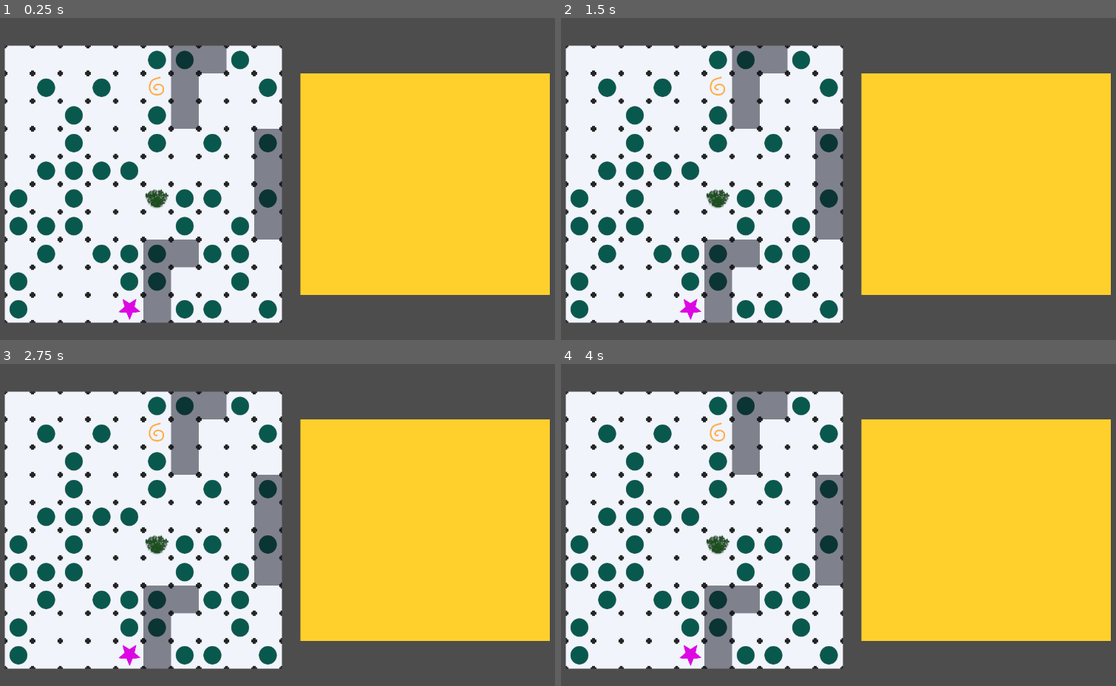
Above: before the commit, frames 1-4 (two rows, left to right).
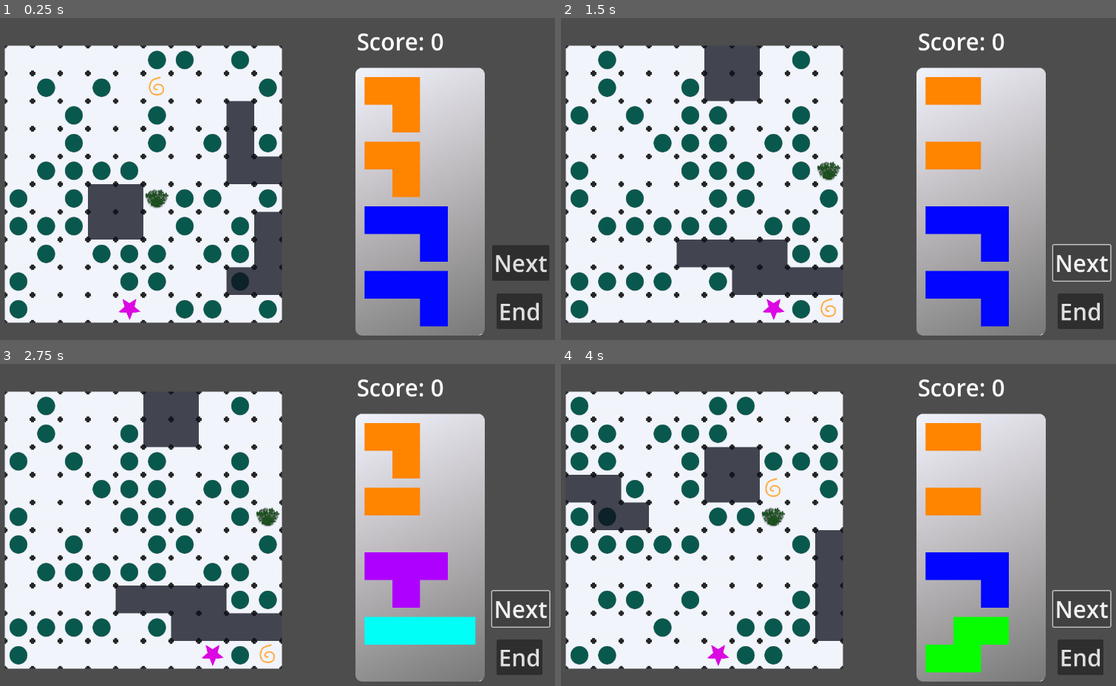
Above: after the commit, the same moments.

Repository: mDuo13/ld54
Game: Godot game, scene res://Scenes/PlayGame.tscn
Same seed, same stepped clock (60 frames per second), same inputs: the game is played once before the commit and once after it.
Inputs (mouse positions are in pixels of both pictures, inside the frame that each line leads up to):
- Up to frame 1 (0.25 s): no input
- Up to frame 2 (1.5 s): click (1082, 311) at 0.5 s, where only the run after the commit has a clickable "End"; click (1082, 262) at 1.25 s, where only the run after the commit has a clickable "Next"
- Up to frame 3 (2.75 s): click (521, 608) at 2 s, where only the run after the commit has a clickable "Next"
- Up to frame 4 (4 s): click (1082, 657) at 2.75 s, where only the run after the commit has a clickable "End"; click (1082, 608) at 3.5 s, where only the run after the commit has a clickable "Next"

The runs differ from the first frame. In frame 1, 45% of the frame differs, in the area x 15-100%, y 4-99%; in frame 2, 50%; in frame 3, 50%; in frame 4, 51%, in the area x 0-100%, y 4-99%.

Commit message:
drew most of the owl

Diff:
--- a/Scenes/Piece.tscn
+++ b/Scenes/Piece.tscn
@@ -4,7 +4,9 @@
 [ext_resource type="Texture2D" uid="uid://d33xnwoinj2ew" path="res://Assets/2_Piece.png" id="1_x6ncf"]
 
 [node name="Piece" type="CharacterBody2D"]
+z_index = 5
 input_pickable = true
+motion_mode = 1
 script = ExtResource("1_wsu13")
 
 [node name="Sprite2D" type="Sprite2D" parent="."]
--- a/Scenes/PlayGame.tscn
+++ b/Scenes/PlayGame.tscn
@@ -1,45 +1,87 @@
-[gd_scene load_steps=10 format=3 uid="uid://dmla031dku8le"]
+[gd_scene load_steps=11 format=3 uid="uid://dmla031dku8le"]
 
 [ext_resource type="Texture2D" uid="uid://caupoabxxmf2p" path="res://Assets/Tile.png" id="1_7y3ry"]
 [ext_resource type="Texture2D" uid="uid://cqpvf6ol0iv1u" path="res://Assets/board_tiles.png" id="2_0m3lk"]
-[ext_resource type="Script" path="res://Scripts/conveyor_setup.gd" id="3_un6u0"]
+[ext_resource type="Texture2D" uid="uid://bvwn3pjlddmfm" path="res://Assets/Cart.png" id="2_ra5wu"]
 [ext_resource type="Script" path="res://Scripts/piece_manager.gd" id="4_g3j14"]
 [ext_resource type="Script" path="res://Scripts/plate.gd" id="5_eb8rb"]
+[ext_resource type="Script" path="res://Scenes/UI.gd" id="6_l581x"]
+
+[sub_resource type="RectangleShape2D" id="RectangleShape2D_8btvs"]
+size = Vector2(600, 600)
 
 [sub_resource type="TileSetAtlasSource" id="TileSetAtlasSource_ynqv4"]
 texture = ExtResource("1_7y3ry")
 texture_region_size = Vector2i(60, 60)
 0:0/0 = 0
+0:0/0/physics_layer_0/linear_velocity = Vector2(0, 0)
+0:0/0/physics_layer_0/angular_velocity = 0.0
 
 [sub_resource type="TileSetAtlasSource" id="TileSetAtlasSource_o66xs"]
 texture = ExtResource("2_0m3lk")
 texture_region_size = Vector2i(60, 60)
 0:0/0 = 0
+0:0/0/physics_layer_0/linear_velocity = Vector2(0, 0)
+0:0/0/physics_layer_0/angular_velocity = 0.0
 1:0/0 = 0
+1:0/0/physics_layer_0/linear_velocity = Vector2(0, 0)
+1:0/0/physics_layer_0/angular_velocity = 0.0
+1:0/0/physics_layer_0/polygon_0/points = PackedVector2Array(-30, -30, 30, -30, 30, 30, -30, 30)
 1:0/0/custom_data_1 = 3
 2:0/0 = 0
+2:0/0/physics_layer_0/linear_velocity = Vector2(0, 0)
+2:0/0/physics_layer_0/angular_velocity = 0.0
 2:0/0/custom_data_0 = 1
 3:0/0 = 0
+3:0/0/physics_layer_0/linear_velocity = Vector2(0, 0)
+3:0/0/physics_layer_0/angular_velocity = 0.0
 0:1/0 = 0
+0:1/0/physics_layer_0/linear_velocity = Vector2(0, 0)
+0:1/0/physics_layer_0/angular_velocity = 0.0
 0:1/0/custom_data_0 = 2
 1:1/0 = 0
+1:1/0/physics_layer_0/linear_velocity = Vector2(0, 0)
+1:1/0/physics_layer_0/angular_velocity = 0.0
 1:1/0/custom_data_0 = 2
 2:1/0 = 0
+2:1/0/physics_layer_0/linear_velocity = Vector2(0, 0)
+2:1/0/physics_layer_0/angular_velocity = 0.0
 2:1/0/custom_data_0 = 2
 3:1/0 = 0
+3:1/0/physics_layer_0/linear_velocity = Vector2(0, 0)
+3:1/0/physics_layer_0/angular_velocity = 0.0
 0:2/0 = 0
+0:2/0/physics_layer_0/linear_velocity = Vector2(0, 0)
+0:2/0/physics_layer_0/angular_velocity = 0.0
 1:2/0 = 0
+1:2/0/physics_layer_0/linear_velocity = Vector2(0, 0)
+1:2/0/physics_layer_0/angular_velocity = 0.0
 2:2/0 = 0
+2:2/0/physics_layer_0/linear_velocity = Vector2(0, 0)
+2:2/0/physics_layer_0/angular_velocity = 0.0
 3:2/0 = 0
+3:2/0/physics_layer_0/linear_velocity = Vector2(0, 0)
+3:2/0/physics_layer_0/angular_velocity = 0.0
 0:3/0 = 0
+0:3/0/physics_layer_0/linear_velocity = Vector2(0, 0)
+0:3/0/physics_layer_0/angular_velocity = 0.0
 1:3/0 = 0
+1:3/0/physics_layer_0/linear_velocity = Vector2(0, 0)
+1:3/0/physics_layer_0/angular_velocity = 0.0
 2:3/0 = 0
+2:3/0/physics_layer_0/linear_velocity = Vector2(0, 0)
+2:3/0/physics_layer_0/angular_velocity = 0.0
+2:3/0/physics_layer_0/polygon_0/points = PackedVector2Array(-30, -30, 30, -30, 30, 30, -30, 30)
 2:3/0/custom_data_1 = 2
 3:3/0 = 0
+3:3/0/physics_layer_0/linear_velocity = Vector2(0, 0)
+3:3/0/physics_layer_0/angular_velocity = 0.0
+3:3/0/physics_layer_0/polygon_0/points = PackedVector2Array(-30, -30, 30, -30, 30, 30, -30, 30)
 3:3/0/custom_data_1 = 1
 
 [sub_resource type="TileSet" id="TileSet_fig5t"]
 tile_size = Vector2i(60, 60)
+physics_layer_0/collision_layer = 0
 custom_data_layer_0/name = "scoring"
 custom_data_layer_0/type = 2
 custom_data_layer_1/name = "color"
@@ -47,23 +89,18 @@
 sources/0 = SubResource("TileSetAtlasSource_ynqv4")
 sources/1 = SubResource("TileSetAtlasSource_o66xs")
 
-[sub_resource type="RectangleShape2D" id="RectangleShape2D_8btvs"]
-size = Vector2(600, 600)
-
 [node name="Node2D" type="Node2D"]
-
-[node name="Conveyor" type="TileMap" parent="."]
-position = Vector2(700, 120)
-tile_set = SubResource("TileSet_fig5t")
-cell_quadrant_size = 30
-format = 2
-script = ExtResource("3_un6u0")
 
 [node name="MainCamera" type="Camera2D" parent="."]
 anchor_mode = 0
 
 [node name="PieceManager" type="Node2D" parent="."]
 script = ExtResource("4_g3j14")
+
+[node name="Cart" type="Sprite2D" parent="PieceManager"]
+position = Vector2(819, 108)
+texture = ExtResource("2_ra5wu")
+centered = false
 
 [node name="Plate" type="Area2D" parent="."]
 position = Vector2(60, 60)
@@ -80,10 +117,40 @@
 layer_0/name = "base"
 layer_1/name = "food"
 layer_1/enabled = true
-layer_1/modulate = Color(1, 1, 1, 0.501961)
+layer_1/modulate = Color(1, 1, 1, 0.768627)
 layer_1/y_sort_enabled = false
 layer_1/y_sort_origin = 0
 layer_1/z_index = 1
 layer_1/tile_data = PackedInt32Array()
 
+[node name="UI" type="CanvasLayer" parent="."]
+script = ExtResource("6_l581x")
+
+[node name="PassButt" type="Button" parent="UI"]
+offset_left = 1115.0
+offset_top = 492.0
+offset_right = 1239.0
+offset_bottom = 569.0
+theme_override_font_sizes/font_size = 50
+text = "Next"
+
+[node name="DoneButt" type="Button" parent="UI"]
+offset_left = 1125.0
+offset_top = 597.0
+offset_right = 1224.0
+offset_bottom = 674.0
+theme_override_font_sizes/font_size = 50
+text = "End"
+
+[node name="Score" type="Label" parent="UI"]
+offset_left = 822.0
+offset_top = 16.0
+offset_right = 1012.0
+offset_bottom = 88.0
+theme_override_font_sizes/font_size = 50
+text = "Score: 0"
+
 [connection signal="input_event" from="Plate" to="Plate" method="_on_input_event"]
+[connection signal="score_piece" from="Plate" to="UI" method="_on_plate_score_piece"]
+[connection signal="pressed" from="UI/PassButt" to="PieceManager" method="_on_pass_butt_pressed"]
+[connection signal="pressed" from="UI/DoneButt" to="UI" method="_on_done_butt_pressed"]
--- /dev/null
+++ b/Scenes/UI.gd
@@ -0,0 +1,11 @@
+extends CanvasLayer
+
+var score : int = 0
+
+func _on_plate_score_piece(add_score):
+	score += add_score
+	$Score.text = "Score: %d" % score
+
+
+func _on_done_butt_pressed():
+	get_tree().reload_current_scene() # TODO: actually code a score screen
--- a/Scripts/conveyor_setup.gd
+++ b/Scripts/conveyor_setup.gd
@@ -1,21 +1,18 @@
 extends TileMap
 
-const GRID_WIDTH  = 9
-const GRID_HEIGHT = 8
-
-const TILE_SQUARE = 0
-#const TILE_SQUARE = 1
-
-func _ready():
-	for x in range(GRID_WIDTH):
-		for y in range(GRID_HEIGHT):
-			# Set the tile at (x, y) to TILE_SQUARE
-			set_cell(
-				0,              # Layer ID
-				Vector2i(x, y), # Coordinates
-				TILE_SQUARE,    # Tile ID
-				Vector2i(0, 0)  # For Atlas
-			)
-
-func _process(delta):
-	pass
+#const GRID_WIDTH  = 9
+#const GRID_HEIGHT = 8
+#
+#const TILE_SQUARE = 0
+##const TILE_SQUARE = 1
+#
+#func _ready():
+#	for x in range(GRID_WIDTH):
+#		for y in range(GRID_HEIGHT):
+#			# Set the tile at (x, y) to TILE_SQUARE
+#			set_cell(
+#				0,              # Layer ID
+#				Vector2i(x, y), # Coordinates
+#				TILE_SQUARE,    # Tile ID
+#				Vector2i(0, 0)  # For Atlas
+#			)
--- a/Scripts/piece.gd
+++ b/Scripts/piece.gd
@@ -1,4 +1,7 @@
 extends CharacterBody2D
+class_name Piece
+
+signal piece_drop
 
 var pieces = {
 	"2" : {
@@ -26,7 +29,7 @@
 		],
 		"cells" : [
 			1, 1, 0, 0,
-			1, 0, 0, 0
+			0, 1, 0, 0 # Rome's note: I changed this to match the sprite
 		],
 		"type" : "basic"
 	},
@@ -148,19 +151,50 @@
 var mouse_over = false
 var dragging = false
 var offset = Vector2(0, 0)
+var piece
+
+var by_type = {}
 
 func _ready():
-	var piece = pieces[pieces.keys()[randi() % pieces.size()]]
+	ready_pieces_by_type()
+	if not piece:
+		set_piece()
+
+func ready_pieces_by_type():
+	for p in pieces:
+		if pieces[p].type in by_type.keys():
+			by_type[pieces[p].type].append(p)
+		else:
+			by_type[pieces[p].type] = [p]
+
+func set_piece(p: String = ""):
+	if not p:
+		p = pieces.keys()[randi() % pieces.size()]
+	piece = pieces[p]
 	get_node("Sprite2D").texture = piece["image"]
 	get_node("CollisionPolygon2D").polygon = piece["vertices"]
 
-func _process(delta):
-	if (mouse_over && !dragging && Input.is_action_pressed("select")):
+func set_piece_type(t: String = ""):
+	if not t:
+		t = by_type.keys()[randi() % by_type.size()]
+	var p = by_type[t][randi() % by_type[t].size()]
+	set_piece(p)
+
+func score_value():
+	if piece.type == "basic":
+		return 1
+	else:
+		return 2
+
+func _process(_delta):
+	if (mouse_over && !dragging && Input.is_action_just_pressed("select")):
 		offset = to_local(get_viewport().get_mouse_position())
 		dragging = true
 	if (dragging && Input.is_action_pressed("select")):
 		set_position(get_viewport().get_mouse_position() - offset)
 	else:
+		if dragging == true:
+			emit_signal("piece_drop", position, self)
 		dragging = false
 
 func _mouse_enter():
--- a/Scripts/piece_manager.gd
+++ b/Scripts/piece_manager.gd
@@ -3,17 +3,50 @@
 const PIECE = "res://Scenes/Piece.tscn"
 
 const PIECE_SCENE = preload(PIECE)
+const MARGIN = 20
+const PIECE_HEIGHT = 120
+
+const BAG_CONTENTS = {
+	"basic": 2,
+	"advanced": 2
+}
 
 # Called when the node enters the scene tree for the first time.
 func _ready():
+	make_bag()
+
+func make_piece_at(coords, piecetype:String = "") -> Piece:
 	var piece_instance = PIECE_SCENE.instantiate()
-#	piece_instance.offset_left = 120
-#	piece_instance.offset_top = 120
-	piece_instance.set_position(Vector2(200, 200))
+	piece_instance.ready_pieces_by_type()
+	piece_instance.set_piece_type(piecetype)
+	piece_instance.set_position(coords)
 	add_child(piece_instance)
+	piece_instance.connect("piece_drop", get_node("../Plate")._on_piece_drop)
+	piece_instance.add_to_group("Pieces")
 	return piece_instance
 
+func add_piece(piecetype:String = "") -> void:
+	# Note: this piece count doesn't work as we want if we freed pieces this frame
+	var piece_count = get_tree().get_nodes_in_group("Pieces").size()
+	var offset = Vector2(MARGIN, MARGIN + (piece_count*PIECE_HEIGHT) + (piece_count*MARGIN))
+	make_piece_at($Cart.position + offset, piecetype)
+
+func make_bag() -> void:
+	var coords = $Cart.position + Vector2(MARGIN, MARGIN)
+	for t in BAG_CONTENTS:
+		for i in range(BAG_CONTENTS[t]):
+			make_piece_at(coords, t)
+			coords += Vector2(0, PIECE_HEIGHT+MARGIN)
 
 # Called every frame. 'delta' is the elapsed time since the previous frame.
 #func _process(delta):
 #	pass
+
+
+func _on_pass_butt_pressed():
+	get_tree().call_group("Pieces", "queue_free")
+	make_bag()
+
+
+func _on_plate_score_piece():
+	pass # Replace with function body.
--- a/Scripts/plate.gd
+++ b/Scripts/plate.gd
@@ -1,4 +1,6 @@
 extends Area2D
+
+signal score_piece
 
 @export var GRID_WIDTH  = 10
 @export var GRID_HEIGHT = 10
@@ -11,8 +13,7 @@
 const LAYER_BASE = 0
 const LAYER_FOOD = 1
 
-enum FOOD {NONE, PINK, GREEN, BLOCK} # matches the values used in the color data layer
-const GROW_VECS = [
+const ORTHAGONAL_DIRS = [
 	Vector2i(0,-1), #up
 	Vector2i(1, 0), #right
 	Vector2i(0, 1), #down
@@ -26,16 +27,16 @@
 	"special_1": Vector2(0, 1),
 	"special_2": Vector2(1, 1),
 	"special_3": Vector2(2, 1),
-	"food_pink": Vector2(3,3),
-	"food_green": Vector2(2,3)
+	"basic": Vector2(3,3),
+	"advanced": Vector2(2,3)
 }
 
-const FOOD_TILES = [
-	"",
-	"food_pink",
-	"food_green",
-	"blocked"
-]
+const FOODS = {
+	"": 0,
+	"basic": 1,
+	"advanced": 2,
+	"blocked": 3
+}
 
 @export var bag_contents := {
 	"scoring": 40,
@@ -43,6 +44,9 @@
 	"special_2": 1,
 	"special_3": 1
 }
+
+var unscored_specials = []
+var scored_specials = []
 
 func _ready():
 	randomize_board()
@@ -67,9 +71,13 @@
 		print("Bag contains", GRID_WIDTH * GRID_HEIGHT - tile_bag.size(), "tiles more than there's room for")
 	tile_bag.shuffle()
 
+	scored_specials = []
+	unscored_specials = []
 	for x in range(GRID_WIDTH):
 		for y in range(GRID_HEIGHT):
 			var tile_type = tile_bag.pop_back()
+			if tile_type in ["special_1", "special_2", "special_3"]:
+				unscored_specials.append(Vector2i(x, y))
 			var tile_atlas = TILE_TYPES[tile_type]
 			# Set the tile at (x, y) to TILE_SQUARE
 			$PlateGrid.set_cell(
@@ -85,18 +93,26 @@
 		var loc
 		while true:
 			loc = Vector2i(randi_range(0,GRID_WIDTH), randi_range(0,GRID_HEIGHT))
-			if oob(loc) or scoring_at(loc) > 1 or food_color_at(loc) == 3:
+			if oob(loc) or scoring_at(loc) > 0 or food_color_at(loc) == 3:
 				# try again if out of bounds or would overwrite a special or blocker
 				continue
 			break
 		put_food_at("blocked", loc)
 		for j in range(BLOCKER_SIZE-1):
 			var new_loc
+			var dirs_to_try = ORTHAGONAL_DIRS.duplicate()
+			dirs_to_try.shuffle()
+			var _failed_to_grow = false
 			while true:
-				new_loc = loc + GROW_VECS[randi()%GROW_VECS.size()]
-				if oob(new_loc) or scoring_at(new_loc) > 1 or food_color_at(new_loc) == 3:
+				new_loc = loc + dirs_to_try.pop_back()
+				if oob(new_loc) or scoring_at(new_loc) > 0 or food_color_at(new_loc) == 3:
+					if not dirs_to_try.size():
+						print("Nowhere to grow blocker...")
+						_failed_to_grow = true
+						break
 					continue
 				break
+			#TODO: do something about failing to grow the blockers
 			loc = new_loc
 			put_food_at("blocked", loc)
 
@@ -107,15 +123,26 @@
 	var scoring = cell_data.get_custom_data("scoring")
 	return scoring
 
-func food_color_at(coords: Vector2i):
+func food_color_at(coords: Vector2i) -> int:
 	var cell_data = $PlateGrid.get_cell_tile_data(LAYER_FOOD, coords)
 	if not cell_data:
 		return 0
 	return cell_data.get_custom_data("color")
 
+func is_occupied(coords: Vector2i) -> bool:
+	return food_color_at(coords) != 0
+
 func put_food_at(food : String, coords: Vector2i):
 	var food_tile = TILE_TYPES[food]
 	$PlateGrid.set_cell(LAYER_FOOD, coords, TILE_SRC, food_tile)
+
+func adacent_to_color(coords: Vector2i, color: String) -> bool:
+	var color_i = FOODS[color]
+	for d in ORTHAGONAL_DIRS:
+		var chk_coords = coords + d
+		if food_color_at(chk_coords) == color_i:
+			return true
+	return false
 
 func is_encircled(coords: Vector2i):
 	assert (not oob(coords))
@@ -134,7 +161,6 @@
 			# No valid encircler there!
 			gap_found = true
 			break
-
 	return not gap_found
 
 func cycle_food_at(coords: Vector2i): #debug helper
@@ -143,14 +169,63 @@
 		food_color = 0
 		$PlateGrid.erase_cell(LAYER_FOOD, coords)
 	else:
-		$PlateGrid.set_cell(LAYER_FOOD, coords, TILE_SRC, TILE_TYPES[FOOD_TILES[food_color]])
+		$PlateGrid.set_cell(LAYER_FOOD, coords, TILE_SRC, TILE_TYPES[FOODS.keys()[food_color]])
+
+func map_coords_of(global_coords: Vector2i, smoothing=false) -> Vector2i:
+	if smoothing:
+		global_coords += Vector2i(30,30)#TODO: fix magic number
+	return $PlateGrid.local_to_map( to_local(global_coords) )
+
+func check_for_circled_specials() -> Array[Vector2i]:
+	var new_scores : Array[Vector2i] = []
+	for i in range(unscored_specials.size() - 1, -1, -1): # backwards so we can pop safely
+		if is_encircled(unscored_specials[i]):
+			var score = unscored_specials.pop_at(i)
+			new_scores.append(score)
+			scored_specials.append(score)
+			print("Woo! Scored a special @", score)
+	return new_scores
 
 
 
 func _on_input_event(_viewport, event, _shape_idx):
 	if event is InputEventMouseButton and event.pressed:
 		print("Mouse Click at: ", event.position)
-		var map_coords = $PlateGrid.local_to_map( to_local(event.position) )
+		var map_coords = map_coords_of(event.position)
 		print("Points:",scoring_at(map_coords))
 		print("Encircled?:", is_encircled(map_coords))
-		cycle_food_at(map_coords)
+		#cycle_food_at(map_coords)
+
+func _on_piece_drop(pos: Vector2i, piece: Piece):
+	var coords = map_coords_of(pos, true) # based on top left corner of piece hitbox
+	#TODO: handle rotation, maybe some other stuff
+	var q_change = []
+	var bump_score = 0
+	for i in range(piece.piece.cells.size()):
+		if not piece.piece.cells[i]:
+			continue
+		var cell_coords = coords + Vector2i(i%4, i/4)
+		if oob(cell_coords):
+			print("oob piece drop @ square", cell_coords)
+			return
+		if is_occupied(cell_coords):
+			print("blocked @", cell_coords)
+			return
+		if adacent_to_color(cell_coords, piece.piece.type):
+			print("adjacency problem @", cell_coords)
+			return
+		q_change.append(cell_coords)
+	for set_coords in q_change:
+		put_food_at(piece.piece.type, set_coords)
+		if scoring_at(set_coords) == 1: # Regular space, add to score
+			bump_score += piece.score_value()
+	if bump_score:
+		emit_signal("score_piece", bump_score)
+
+	var _scored_specials = check_for_circled_specials()
+	#TODO: actually do score and animation stuff
+
+	piece.queue_free() #TODO: disable interactivity instead so the sprite stays
+	#get_node("../PieceManager").add_piece()
+
+	print(pos, piece)
--- a/project.godot
+++ b/project.godot
@@ -15,6 +15,10 @@
 config/features=PackedStringArray("4.1", "Forward Plus")
 config/icon="res://icon.svg"
 
+[debug]
+
+gdscript/warnings/integer_division=0
+
 [display]
 
 window/size/viewport_width=1280
Binary file added: Assets/Cart.png
Not shown, added: Assets/Cart.png.import
Not shown, changed: rr-todo.txt
